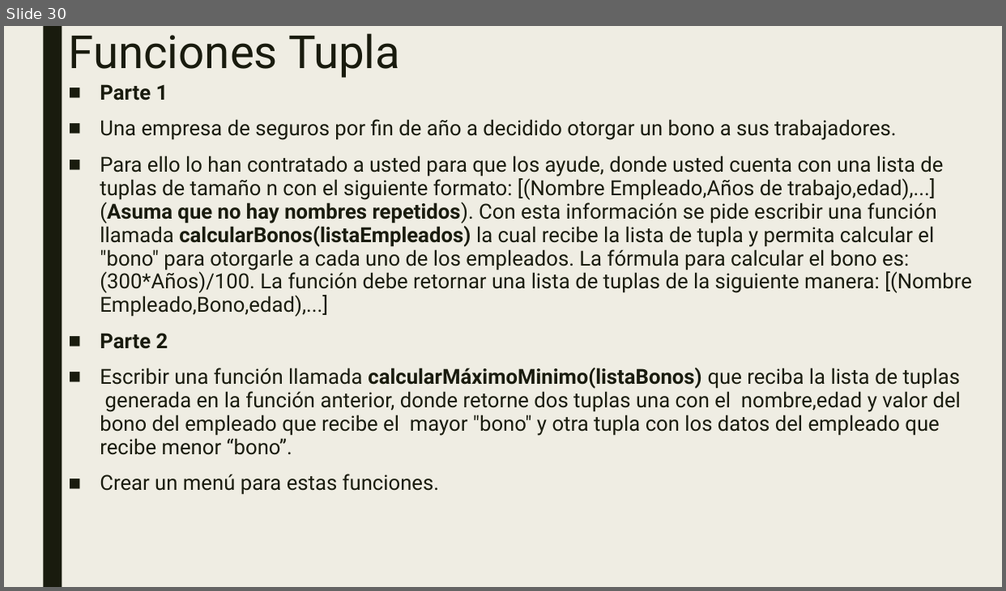
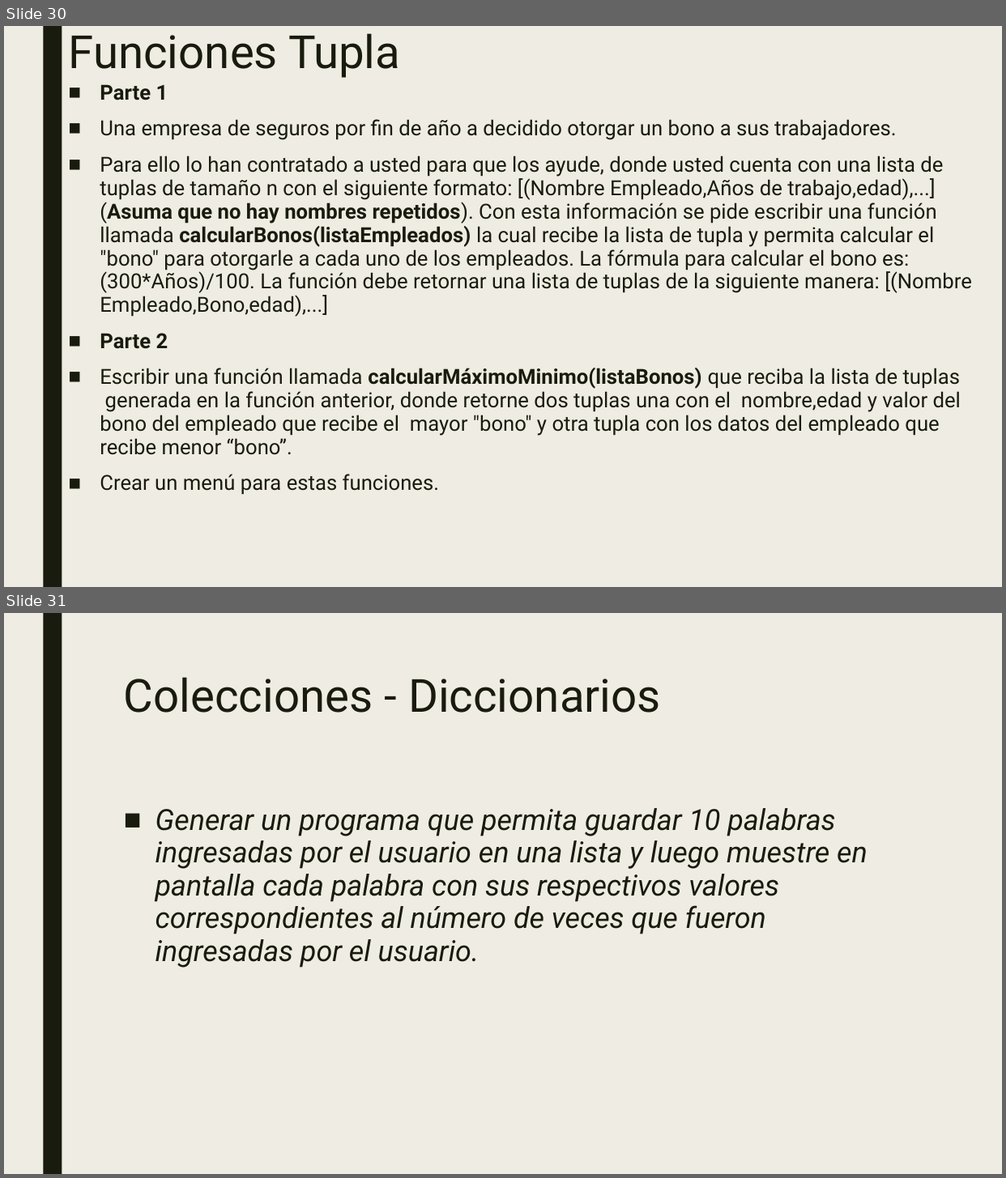
Before and after one commit to Scrainer/Ayudantias-F.Programacion, a slide deck: Ejercicios/Ejercicios.pptx. Shown one above the other, each under a label of ours: slide 30 before the commit, slides 30 and 31 after it. The pictures are 1006x591 and 1006x1178 pixels, drawn with LibreOffice and Linux fonts; fonts in the diff are those of the drawing. Boxes give left, top, right and bottom in pixels: in the first picture for what was removed or moved away, otherwise in the second. Text is boxed around its words. In the diff, an @@ line names an element or a change of style, - is before the commit and + after.

```diff
--- a/Ejercicios/Ejercicios.pptx
+++ b/Ejercicios/Ejercicios.pptx
@@ slide 31 added at [4,613,1002,1174], background #EFEDE3; not listed: 1 template element that a slide beside it also shows @@
@@ title added at [124,677,661,713], 44 pt, text #191B0E @@
+Colecciones - Diccionarios
@@ text added at [155,808,867,968], 28 pt, text #191B0E, italic @@
+■ Generar un programa que permita guardar 10 palabras ingresadas por el usuario en una lista y luego muestre en pantalla cada palabra con sus respectivos valores correspondientes al número de veces que fueron ingresadas por el usuario.
```
Also in this commit, not shown: 3 other slides added, 4 other files.
